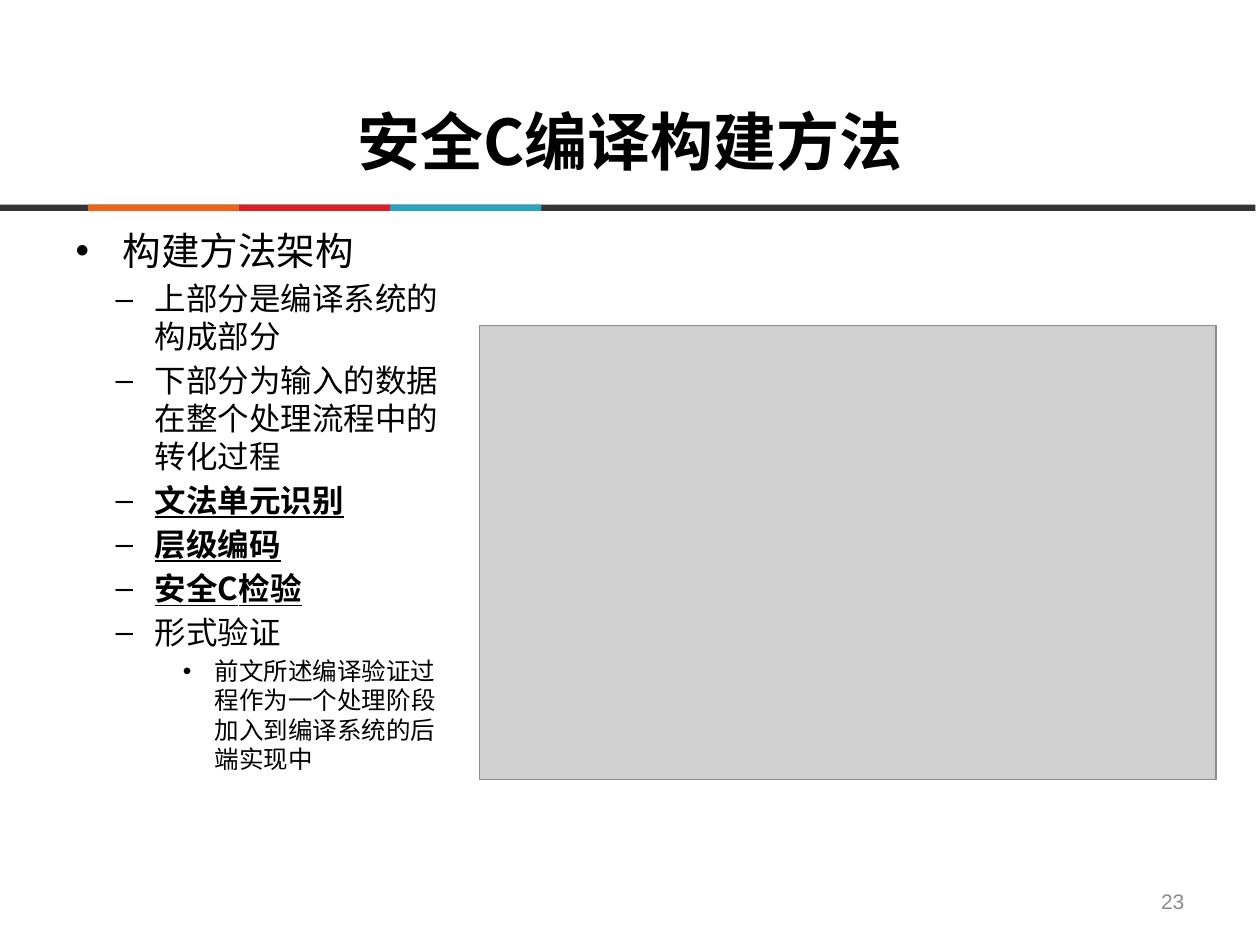
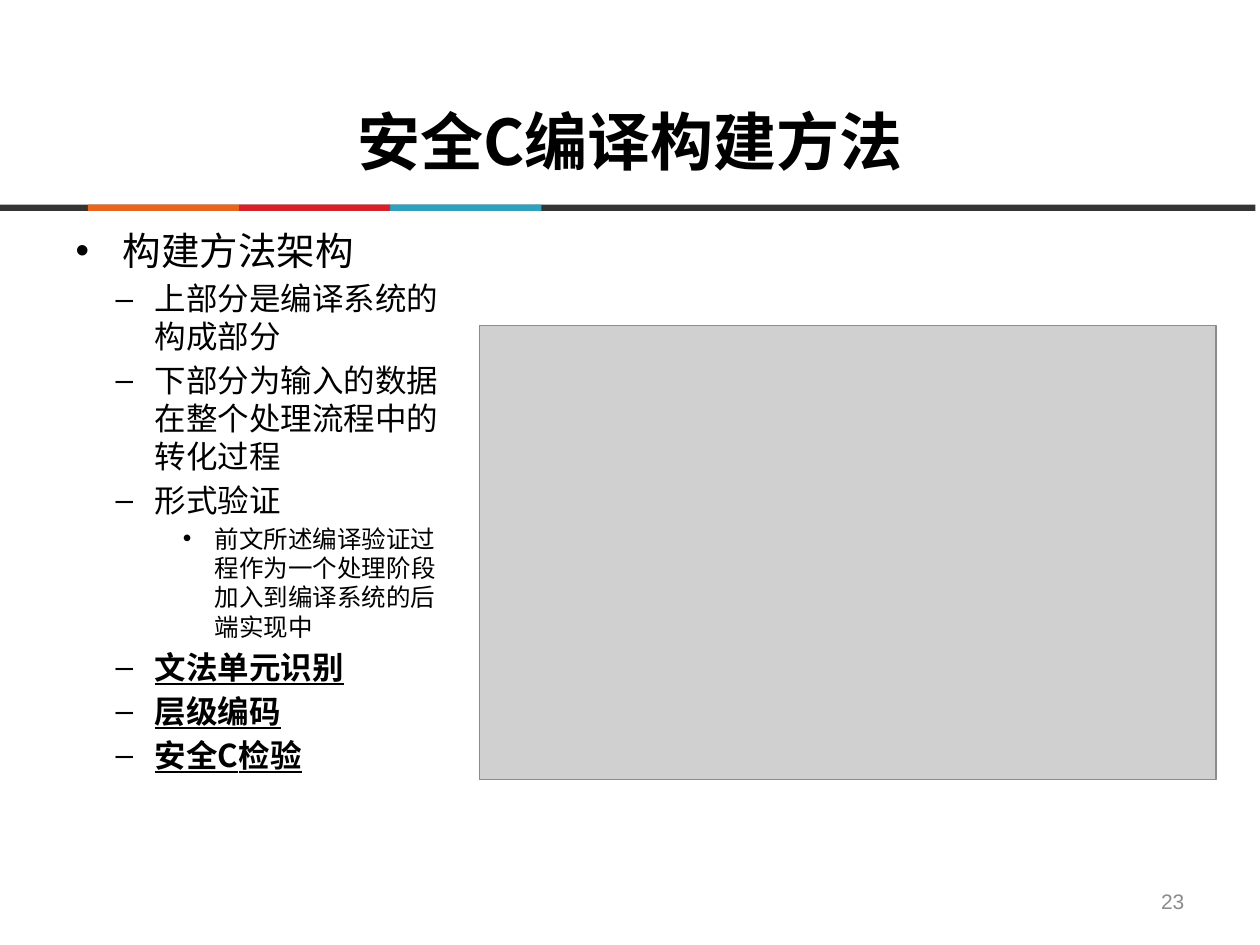
Before and after one commit to destiny1991/--2014--destiny, a slide deck: slide 23 of 答辩/ppt/SY1406108_陈志伟_毕业答辩.pptx. Drawn at 1260x945 pixels with LibreOffice and Linux fonts; fonts in the diff are those of the drawing; grey boxes stand for pictures; background and template pictures are left out. Boxes give left, top, right and bottom in pixels: in the first picture for what was removed or moved away, otherwise in the second. Text is boxed around its words. In the diff, an @@ line names an element or a change of style, - is before the commit and + after.

```diff
--- a/答辩/ppt/SY1406108_陈志伟_毕业答辩.pptx
+++ b/答辩/ppt/SY1406108_陈志伟_毕业答辩.pptx
@@ text at [155, 485, 435, 638]: paragraphs added @@
+  – 形式验证
+    • 前文所述编译验证过程作为一个处理阶段加入到编译系统的后端实现中
@@ text at [155, 617, 435, 770]: paragraphs removed @@
-  – 形式验证
-    • 前文所述编译验证过程作为一个处理阶段加入到编译系统的后端实现中
```
Also in this commit, not shown: 18 other slides changed, 5 other files.
